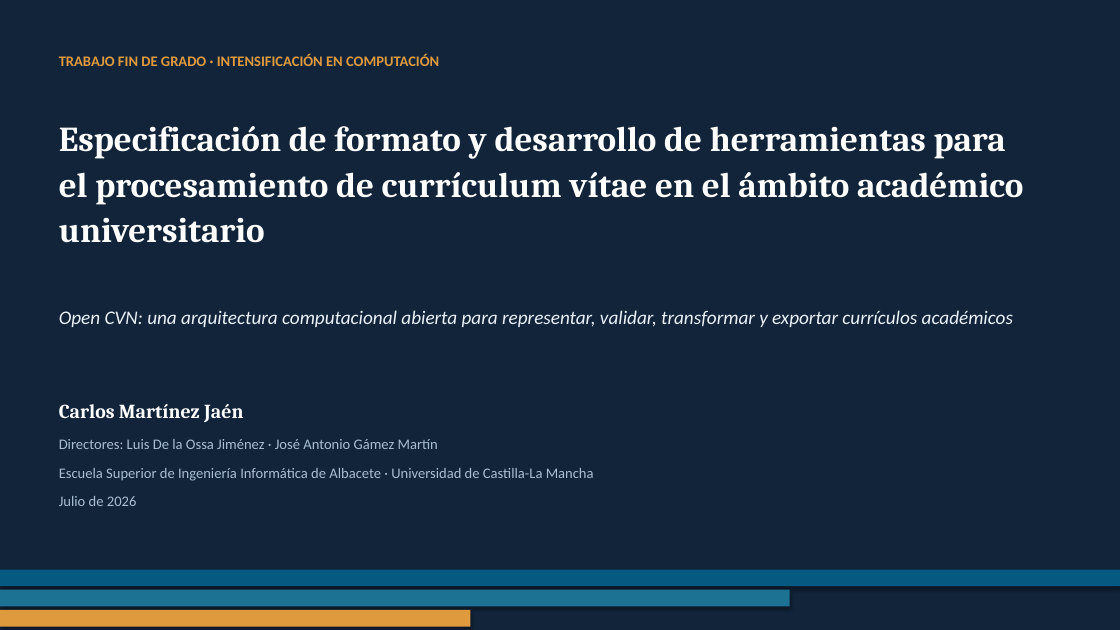
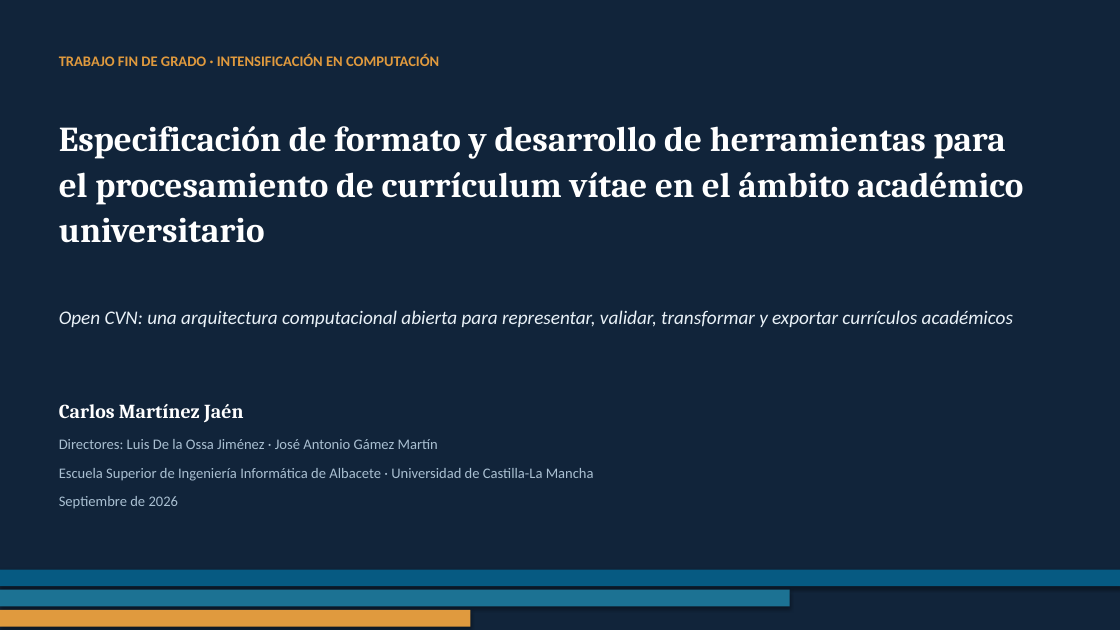
Before and after one commit to holt00/TFG-open-cnv-schema, a slide deck: slide 1 of docs/defensa/presentacion_tfg.pptx. Drawn at 1120x630 pixels with LibreOffice and Linux fonts; fonts in the diff are those of the drawing. Boxes give left, top, right and bottom in pixels: in the first picture for what was removed or moved away, otherwise in the second. Text is boxed around its words. In the diff, an @@ line names an element or a change of style, - is before the commit and + after.

```diff
--- a/docs/defensa/presentacion_tfg.pptx
+++ b/docs/defensa/presentacion_tfg.pptx
@@ text at [59,496,179,509]: text changed @@
-Julio de 2026
+Septiembre de 2026
```
Also in this commit, not shown: 3 other slides changed, 3 other files.
